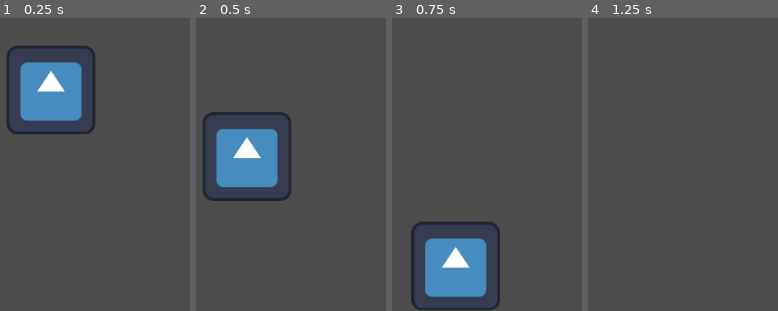
Above: before the commit, frames 1-4 (left to right).
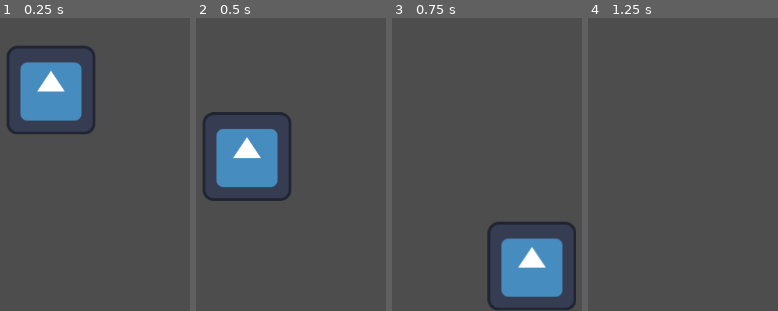
Above: after the commit, the same moments.

Repository: Shpilibo/Godot-greie
Game: Godot game, scene res://Deler/karakter.tscn
Same seed, same stepped clock (60 frames per second), same inputs: the game is played once before the commit and once after it. The engine's default icon, where the game draws it, is replaced by a stand-in: a white triangle on a blue panel in a dark square.
Inputs:
- Up to frame 1 (0.25 s): no input
- Up to frame 2 (0.5 s): no input
- Up to frame 3 (0.75 s): hold D (move_right) from 0.53 s (still down); tap W (jump) at 0.6 s
- Up to frame 4 (1.25 s): keep holding D (move_right); tap W (jump) at 0.77, 1.07 s

Frames 1-2 are identical in both runs. In frame 3, 16% of the frame differs, in the area x 10-97%, y 69-100%; in frame 4, nothing differs.

Commit message:
Bare gløm den forrige

Diff:
--- /dev/null
+++ b/player-movement-bedre/Components/jumping_component.tscn
@@ -0,0 +1,3 @@
+[gd_scene format=3 uid="uid://csr6hqmv3iswx"]
+
+[node name="JumpingComponent" type="Node"]
--- a/player-movement-bedre/Components/movement_component.gd
+++ b/player-movement-bedre/Components/movement_component.gd
@@ -3,7 +3,7 @@
 
 
 @export_subgroup("settings")
-@export var speed: float = 100
+@export var speed: float = 700
 
 func handle_horizontal_movement(body: CharacterBody2D, direction: float) -> void:
 	body.velocity.x = direction * speed
--- a/player-movement-bedre/Deler/Game.tscn
+++ b/player-movement-bedre/Deler/Game.tscn
@@ -1,6 +1,31 @@
-[gd_scene load_steps=2 format=3 uid="uid://b73nbio6op1kr"]
+[gd_scene load_steps=11 format=3 uid="uid://b73nbio6op1kr"]
 
 [ext_resource type="Texture2D" uid="uid://b3v8142883j3d" path="res://icon.svg" id="1_fhsqp"]
+[ext_resource type="PackedScene" uid="uid://meici6hldptu" path="res://Deler/karakter.tscn" id="2_iv8rr"]
+[ext_resource type="PackedScene" uid="uid://b0s1hg2h46s3v" path="res://Components/Gravity_components.tscn" id="3_hsgdf"]
+[ext_resource type="PackedScene" uid="uid://c8ixn6rh1y8q7" path="res://Components/input_components.tscn" id="4_mtptp"]
+[ext_resource type="PackedScene" uid="uid://dtwbmrrecjmun" path="res://Components/movement_component.tscn" id="5_53xsx"]
+[ext_resource type="PackedScene" uid="uid://owrig68rv5hd" path="res://Components/jump_component.tscn" id="6_5qo4y"]
+
+[sub_resource type="PhysicsMaterial" id="PhysicsMaterial_fhsqp"]
+
+[sub_resource type="RectangleShape2D" id="RectangleShape2D_savgw"]
+size = Vector2(1151, 124)
+
+[sub_resource type="SpriteFrames" id="SpriteFrames_oq8j2"]
+animations = [{
+"frames": [{
+"duration": 1.0,
+"texture": ExtResource("1_fhsqp")
+}],
+"loop": true,
+"name": &"default",
+"speed": 5.0
+}]
+
+[sub_resource type="CapsuleShape2D" id="CapsuleShape2D_wkl3a"]
+radius = 62.0
+height = 126.0
 
 [node name="Game" type="Node2D"]
 
@@ -8,7 +33,32 @@
 
 [node name="Level" type="Node2D" parent="World"]
 
-[node name="Sprite2D" type="Sprite2D" parent="World/Level"]
-position = Vector2(578, 576)
-scale = Vector2(9.09375, 1)
+[node name="StaticBody2D" type="StaticBody2D" parent="World/Level"]
+physics_material_override = SubResource("PhysicsMaterial_fhsqp")
+
+[node name="Sprite2D" type="Sprite2D" parent="World/Level/StaticBody2D"]
+position = Vector2(581, 587)
+scale = Vector2(8.984375, 1)
 texture = ExtResource("1_fhsqp")
+
+[node name="CollisionShape2D" type="CollisionShape2D" parent="World/Level/StaticBody2D"]
+position = Vector2(581.5, 586)
+shape = SubResource("RectangleShape2D_savgw")
+
+[node name="Karakter" parent="." instance=ExtResource("2_iv8rr")]
+
+[node name="AnimatedSprite2D2" type="AnimatedSprite2D" parent="Karakter"]
+position = Vector2(656, 296)
+sprite_frames = SubResource("SpriteFrames_oq8j2")
+
+[node name="CollisionShape2D2" type="CollisionShape2D" parent="Karakter"]
+position = Vector2(657, 296)
+shape = SubResource("CapsuleShape2D_wkl3a")
+
+[node name="GravityComponents2" parent="Karakter" instance=ExtResource("3_hsgdf")]
+
+[node name="InputComponents2" parent="Karakter" instance=ExtResource("4_mtptp")]
+
+[node name="MovementComponent2" parent="Karakter" instance=ExtResource("5_53xsx")]
+
+[node name="JumpComponent2" parent="Karakter" instance=ExtResource("6_5qo4y")]
